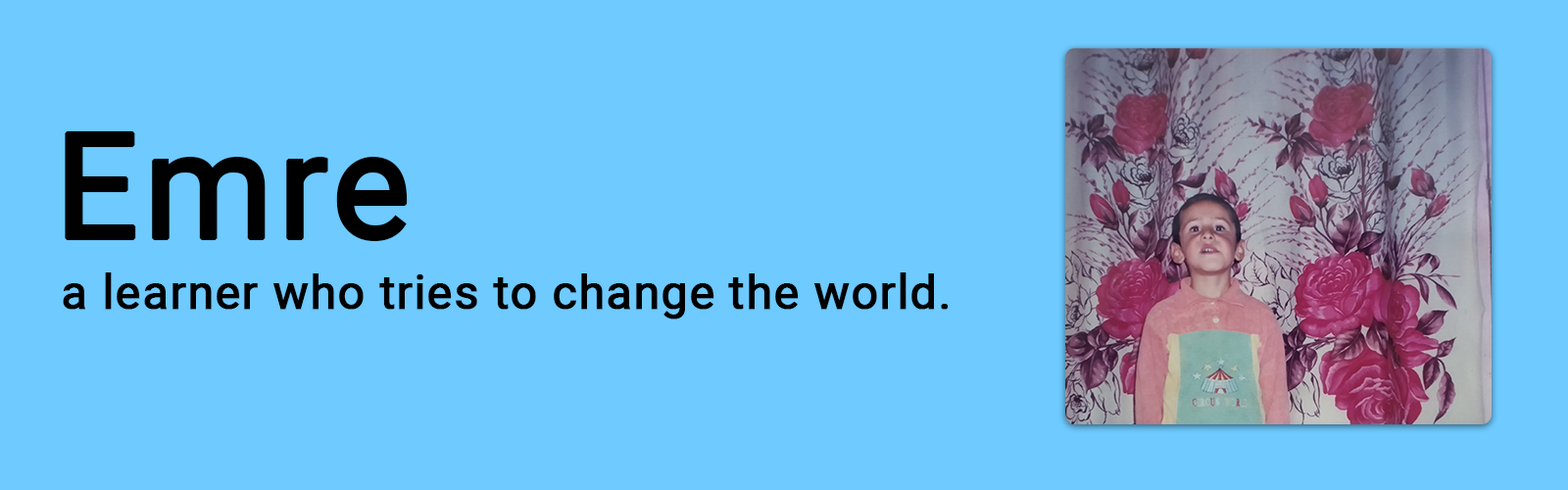
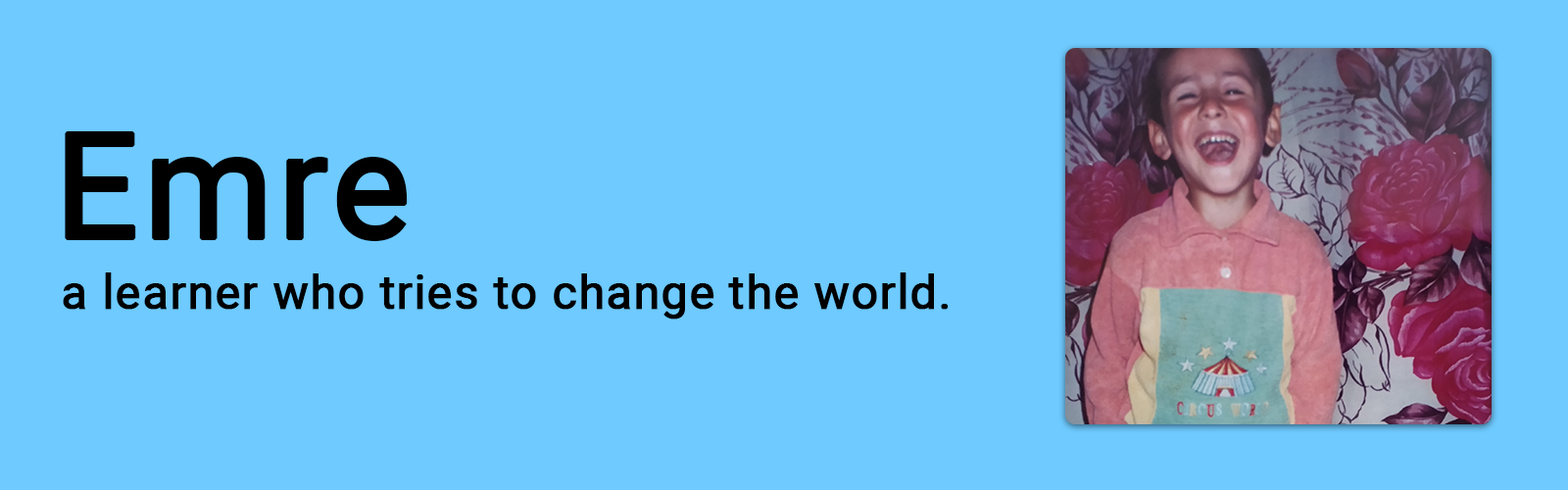
Revision of a layered (1568, 490) image; what changed, layer by layer:
renamed "IMG_20201121_153749_2" to "IMG_20201121_153627_2", painted on it over [1065, 48, 1492, 425]
